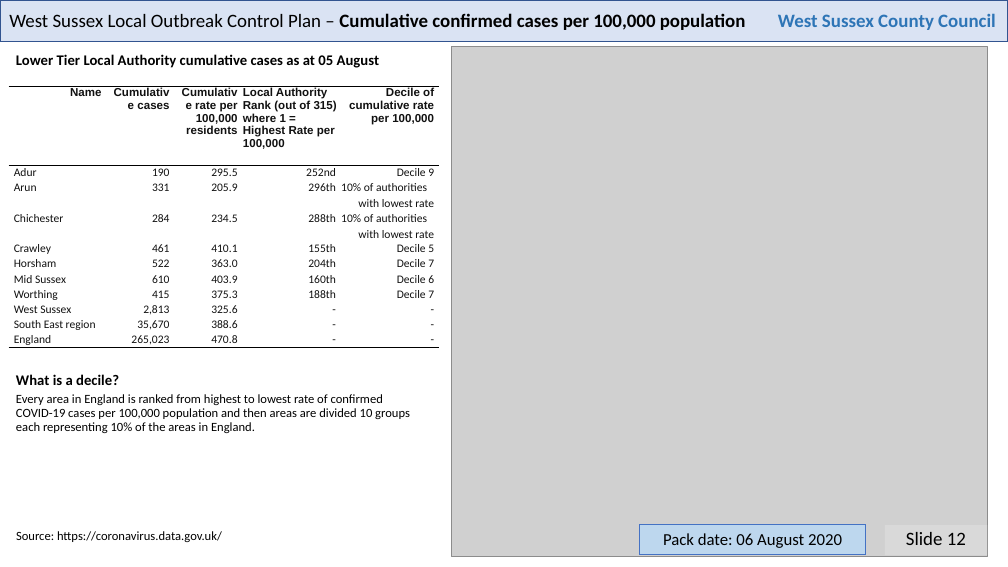
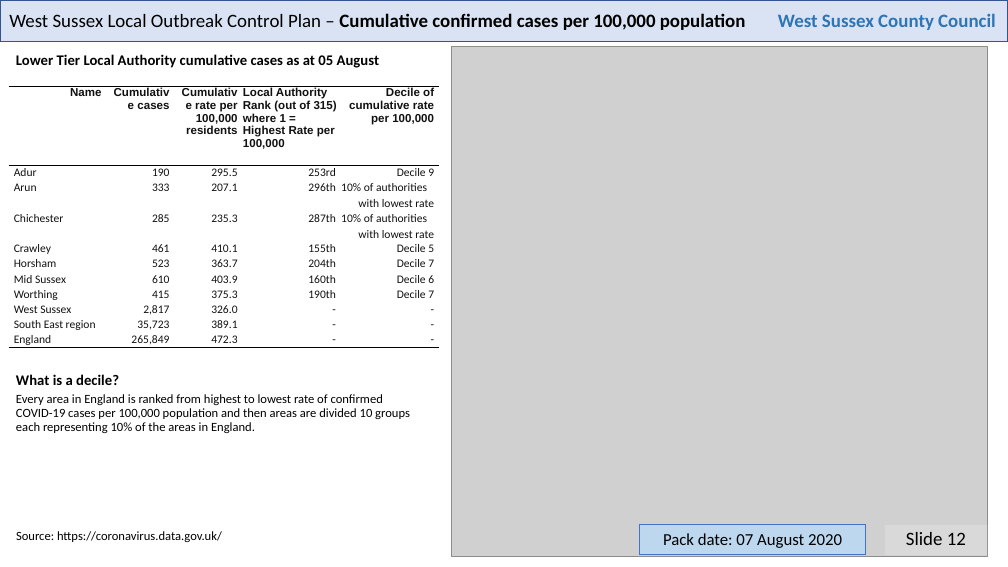
Before and after one commit to psychty/wsx_covid_datapack_public, a slide deck: slide 12 of Latest_West_Sussex_C19_slide_deck.pptx. Drawn at 1008x567 pixels with LibreOffice and Linux fonts; fonts in the diff are those of the drawing; grey boxes stand for pictures. Boxes give left, top, right and bottom in pixels: in the first picture for what was removed or moved away, otherwise in the second. Text is boxed around its words. In the diff, an @@ line names an element or a change of style, - is before the commit and + after.

```diff
--- a/Latest_West_Sussex_C19_slide_deck.pptx
+++ b/Latest_West_Sussex_C19_slide_deck.pptx
@@ table at [8,86,439,349] @@
-row 2, column 4: 252nd
+row 2, column 4: 253rd
-row 3, column 2: 331
+row 3, column 2: 333
-row 3, column 3: 205.9
+row 3, column 3: 207.1
-row 4: Chichester | 284 | 234.5 | 288th | 10% of authorities with lowest rate
+row 4: Chichester | 285 | 235.3 | 287th | 10% of authorities with lowest rate
-row 6, column 2: 522
+row 6, column 2: 523
-row 6, column 3: 363.0
+row 6, column 3: 363.7
-row 8, column 4: 188th
+row 8, column 4: 190th
-row 9, column 2: 2,813
+row 9, column 2: 2,817
-row 9, column 3: 325.6
+row 9, column 3: 326.0
-row 10, column 2: 35,670
+row 10, column 2: 35,723
-row 10, column 3: 388.6
+row 10, column 3: 389.1
-row 11, column 2: 265,023
+row 11, column 2: 265,849
-row 11, column 3: 470.8
+row 11, column 3: 472.3
@@ text in rectangle at [663,533,842,548]: text changed @@
-Pack date: 06 August 2020
+Pack date: 07 August 2020
```
Also in this commit, not shown: 20 other slides changed, 25 other files.
